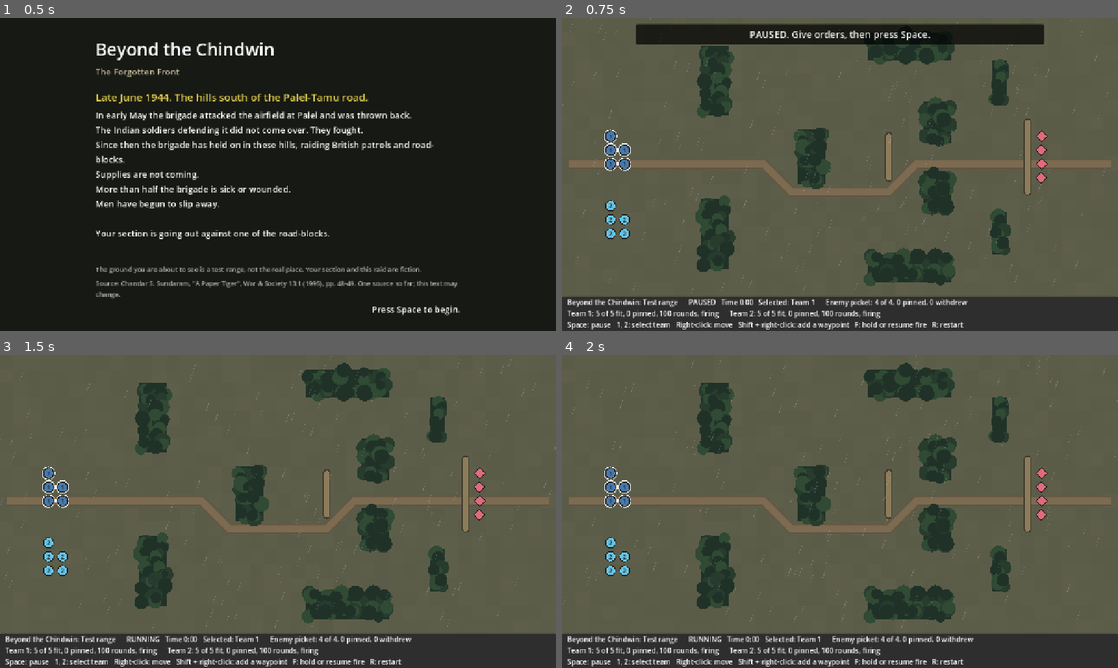
Above: before the commit, frames 1-4 (two rows, left to right).
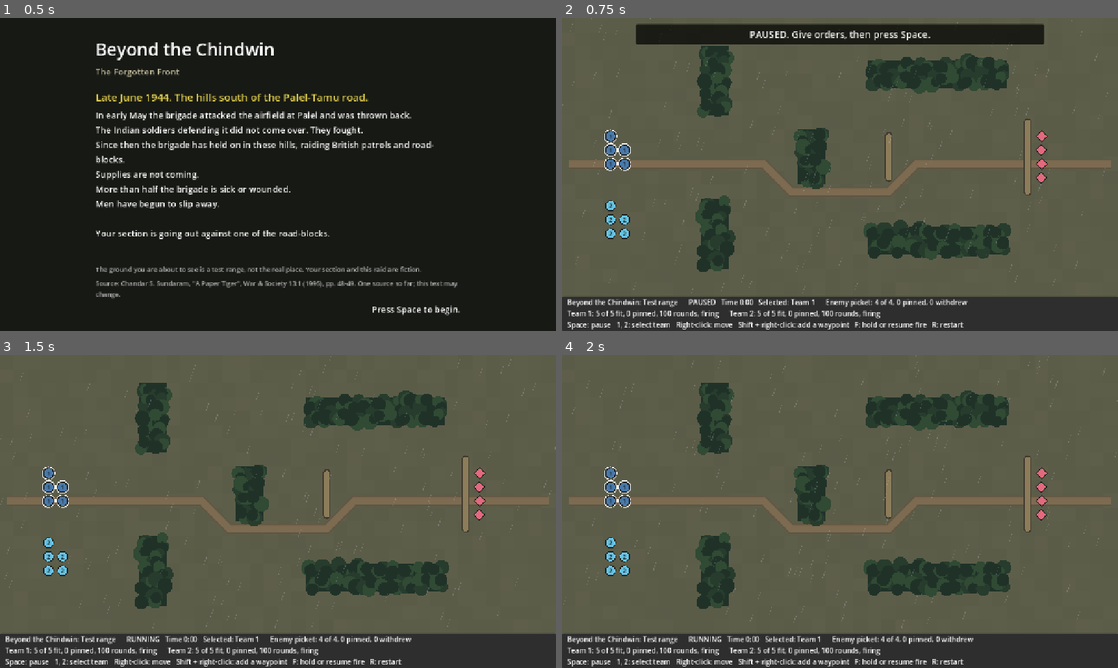
Above: after the commit, the same moments.

Repository: amitvgi12/Chindwin
Game: Godot game, scene res://scenes/briefing.tscn
The game is run twice, just before and just after one commit, with the same random seed, the same clock (stepped at 60 frames per second) and the same inputs.
Inputs (mouse positions are in pixels of both pictures, inside the frame that each line leads up to):
- Up to frame 1 (0.5 s): no input
- Up to frame 2 (0.75 s): tap Enter (ui_accept) at 0.5 s; move the mouse to (962, 158) at 0.52 s; tap 1 (game_select_team_1) at 0.6 s; click (962, 158) at 0.67 s
- Up to frame 3 (1.5 s): tap Enter (ui_accept) at 0.77 s; tap Space (game_pause) at 1.25 s; drag from (166, 527) to (250, 574) at 1.27 s
- Up to frame 4 (2 s): no input

Frame 1 is identical in both runs. In frame 2, 8.3% of the frame differs, in the area x 54-81%, y 8-86%; in frame 3, 8.9%, in the area x 54-81%, y 2-86%; in frame 4, 8.9%.

Commit message:
Make Gate 1 criterion 1 an automated test and tune the game to meet it
The first run showed the opposite of pillar 1: a frontal attack won 10
of 10 and pin-then-flank 5 of 10, because volume of fire from the front
broke men behind cover.

Rules:
- Fire that crosses a man's cover cannot push his suppression above a
  cap set below the broken level: frontal fire pins, only flanking fire
  breaks
- Cover reaches two cells behind a bank; a bank next to the shooter
  covers nobody

Data:
- Fire across cover never hits; rifle hit chance in the open 8 to 14
- Suppression per shot 12 to 20, to a neighbour 4 to 8, through cover
  60 to 40 percent
- Test range redrawn with an open field of fire in front of the picket
  and jungle strips hiding a route round each flank

Over 200 seeded battles per plan: frontal 0 succeed, frontal rush 6,
pin-then-flank 191, flank without covering fire 177.

- test_gate1_criterion.gd asserts the criterion on seeds 1 to 10,
  including the frontal rush
- make gate1 prints every battle and the enemy's decisions

Co-Authored-By: Claude Fable 5.2 <noreply@anthropic.com>

Diff:
--- a/game/data/rules/prototype_rules.tres
+++ b/game/data/rules/prototype_rules.tres
@@ -7,10 +7,11 @@
 ticks_per_second = 10
 move_ticks_orthogonal = 5
 move_ticks_diagonal = 7
-cover_hit_percent = 35
-suppression_per_shot = 12
-suppression_splash = 4
-cover_suppression_percent = 60
+cover_hit_percent = 0
+suppression_per_shot = 20
+suppression_splash = 8
+cover_suppression_percent = 40
+cover_suppression_cap = 70
 suppression_decay_ticks = 2
 pinned_threshold = 50
 pinned_fire_interval_percent = 200
--- a/game/data/scenarios/test_range.json
+++ b/game/data/scenarios/test_range.json
@@ -6,12 +6,8 @@
     [10, 2, 2, 5],
     [10, 13, 2, 5],
     [17, 8, 2, 4],
-    [22, 1, 6, 2],
-    [22, 17, 6, 2],
-    [26, 6, 2, 3],
-    [26, 11, 2, 3],
-    [31, 3, 1, 3],
-    [31, 14, 1, 3]
+    [22, 3, 10, 2],
+    [22, 15, 10, 2]
   ],
   "cover_rects": [
     [23, 8, 1, 4],
--- a/game/data/weapons/rifle.tres
+++ b/game/data/weapons/rifle.tres
@@ -7,4 +7,4 @@
 name_key = "WEAPON_RIFLE"
 range_cells = 14
 fire_interval_ticks = 12
-hit_chance_percent = 8
+hit_chance_percent = 14
--- /dev/null
+++ b/game/dev/gate1_report.gd
@@ -0,0 +1,46 @@
+extends SceneTree
+## Dev tool, not part of the game. Plays the two Gate 1 attacks ten times each
+## and prints what happened, so the numbers in data/ can be tuned with evidence.
+##
+## Run with: make gate1            ten battles per plan, every one listed
+##           make gate1 RUNS=100   a larger sample, totals only
+
+const DEFAULT_RUNS: int = 10
+
+
+func _initialize() -> void:
+	var runs: int = DEFAULT_RUNS
+	for argument: String in OS.get_cmdline_user_args():
+		if argument.begins_with("--runs=") and argument.length() > 7:
+			runs = int(argument.trim_prefix("--runs="))
+	var list_each: bool = runs <= DEFAULT_RUNS
+	var names: Dictionary[Gate1Plans.Plan, String] = {
+		Gate1Plans.Plan.FRONTAL: "FRONTAL",
+		Gate1Plans.Plan.PIN_THEN_FLANK: "PIN THEN FLANK",
+		Gate1Plans.Plan.RUSH_THE_BANK: "RUSH THE BANK",
+		Gate1Plans.Plan.FLANK_WITHOUT_FIRE: "FLANK WITHOUT COVERING FIRE (for comparison)",
+	}
+	for plan: Gate1Plans.Plan in names:
+		var name: String = names[plan]
+		print("")
+		print("== %s ==" % name)
+		var wins: int = 0
+		var fit_total: int = 0
+		for seed_value: int in range(1, runs + 1):
+			var result: Gate1Plans.Result = Gate1Plans.play(plan, seed_value)
+			if result.succeeded:
+				wins += 1
+			fit_total += result.attackers_fit
+			if not list_each:
+				continue
+			print("seed %2d  %s" % [seed_value, result.summary()])
+			for line: String in result.ai_log:
+				print("           %s" % line)
+		var average_fit: float = float(fit_total) / runs
+		print(
+			(
+				"%s: %d of %d succeeded, %.1f of 10 attackers fit on average"
+				% [name, wins, runs, average_fit]
+			)
+		)
+	quit(0)
--- a/game/dev/screenshot.gd
+++ b/game/dev/screenshot.gd
@@ -10,7 +10,7 @@
 
 const DEFAULT_SCENE: String = "res://scenes/test_range.tscn"
 ## For the test range: game time to play before the picture, in ticks.
-const TICKS_BEFORE_PICTURE: int = 215
+const TICKS_BEFORE_PICTURE: int = 200
 ## For any other scene: frames to wait so it has drawn.
 const FRAMES_BEFORE_PICTURE: int = 30
 ## Give up after this many frames so the tool can never hang.
@@ -50,11 +50,13 @@
 	return true
 
 
-## Team 1 goes to the bank facing the picket; team 2 flanks round the north.
+## Team 1 goes to the bank facing the picket; team 2 goes round the north
+## behind the jungle.
 func _start_scripted_battle(view: BattleView) -> void:
 	view.select_team(1)
 	view.order_selected_team_to(Vector2i(22, 9))
 	view.select_team(2)
-	view.order_selected_team_to(Vector2i(29, 2))
-	view.order_selected_team_to(Vector2i(34, 4), true)
+	view.order_selected_team_to(Vector2i(20, 1))
+	view.order_selected_team_to(Vector2i(33, 1), true)
+	view.order_selected_team_to(Vector2i(35, 4), true)
 	view.toggle_pause()
--- a/game/src/sim/battle_grid.gd
+++ b/game/src/sim/battle_grid.gd
@@ -19,6 +19,9 @@
 	Vector2i(-1, -1),
 	Vector2i(1, -1),
 ]
+
+## How many cells behind a bank a man can stand and still be covered by it.
+const COVER_DEPTH: int = 2
 
 var width: int
 var height: int
@@ -116,15 +119,24 @@
 	return true
 
 
-## True when a man at `target` is behind cover from a shot fired at `shooter`:
-## the last cell the shot crosses before reaching him is low cover.
-## Cover therefore only protects against fire that comes over it. A shot from
-## the side or from behind does not cross it, which is what makes flanking pay.
+## True when a man at `target` is behind cover from a shot fired at `shooter`.
+##
+## He is covered when the shot crosses low cover within COVER_DEPTH cells of
+## him, unless that cover is right next to the shooter: a man standing at a
+## bank fires over it freely, and two men either side of the same bank at
+## arm's length have no cover from each other.
+##
+## So cover only protects against fire that comes over it from a distance.
+## A shot from the side or from behind does not cross it, which is what makes
+## going round the flank pay.
 func gives_cover(shooter: Vector2i, target: Vector2i) -> bool:
 	var cells: Array[Vector2i] = line_cells(shooter, target)
-	if cells.size() < 3:
-		return false
-	return is_low_cover(cells[cells.size() - 2])
+	var last: int = cells.size() - 1
+	for back: int in range(1, COVER_DEPTH + 1):
+		var index: int = last - back
+		if index >= 2 and is_low_cover(cells[index]):
+			return true
+	return false
 
 
 ## Up to `count` free cells as close as possible to `target`, nearest first.
--- a/game/src/sim/sim_rules.gd
+++ b/game/src/sim/sim_rules.gd
@@ -15,7 +15,8 @@
 
 @export_group("Cover")
 ## Share of the normal hit chance that is left when the target is behind
-## cover, from 0 (cover is perfect) to 100 (cover does nothing).
+## cover, from 0 (fire across cover never hits, it only suppresses) to 100
+## (cover does nothing).
 @export var cover_hit_percent: int = 35
 
 @export_group("Suppression")
@@ -26,6 +27,11 @@
 @export var suppression_splash: int = 4
 ## Share of that pressure that still reaches a man behind cover, 0 to 100.
 @export var cover_suppression_percent: int = 60
+## Fire that has to cross a man's cover cannot push his suppression above
+## this. Keep it below broken_threshold: then fire from the front can pin a
+## man in cover but never break him, and only fire from a side his cover
+## does not protect can. 100 removes the limit.
+@export var cover_suppression_cap: int = 70
 ## A man loses one point of suppression every this many ticks.
 @export var suppression_decay_ticks: int = 2
 ## At this much suppression a man is pinned: he will not walk, and he fires
--- a/game/src/sim/simulation.gd
+++ b/game/src/sim/simulation.gd
@@ -378,7 +378,8 @@
 
 
 ## A shot, hit or miss, puts pressure on the man shot at and a little on each
-## comrade standing next to him. Cover in front of a man reduces it.
+## comrade standing next to him. Cover in front of a man reduces it and
+## limits how high it can go.
 func _suppress_around(shot: Shot) -> void:
 	if rules.suppression_per_shot <= 0:
 		return
@@ -392,9 +393,12 @@
 			amount = rules.suppression_splash
 		if amount == 0:
 			continue
+		var limit: int = 100
 		if grid.gives_cover(shot.shooter.cell, soldier.cell):
 			amount = amount * rules.cover_suppression_percent / 100
-		soldier.suppression = mini(100, soldier.suppression + amount)
+			limit = rules.cover_suppression_cap
+		# Never lowers pressure that fire from another direction already put on him.
+		soldier.suppression = maxi(soldier.suppression, mini(limit, soldier.suppression + amount))
 
 
 func _are_neighbours(a: Vector2i, b: Vector2i) -> bool:
--- /dev/null
+++ b/game/test/support/gate1_plans.gd
@@ -0,0 +1,111 @@
+class_name Gate1Plans
+extends RefCounted
+## The two attacks that Gate 1's first pass criterion compares, played on the
+## shipped test range with the shipped rules:
+##
+##   FRONTAL          both teams walk straight at the picket at once and
+##                    stop a few cells in front of it
+##   PIN_THEN_FLANK   team 1 goes to the bank and fires; twenty seconds later
+##                    team 2 goes round the north and comes in from the side
+##
+## A third plan is the strongest frontal attack. It is held to the same
+## standard as FRONTAL:
+##
+##   RUSH_THE_BANK    both teams walk straight up to the picket's own bank
+##
+## Two more plans are reported, never asserted as part of the criterion:
+## the same flank with team 1 holding its fire, to show whether the pinning
+## is doing any work.
+##
+##   FLANK_WITHOUT_FIRE   as PIN_THEN_FLANK, but team 1 holds fire throughout
+##
+## An attack SUCCEEDS when, within the time limit, the picket has nobody left
+## in the fight and at least six of the ten attackers are still fit.
+
+enum Plan { FRONTAL, PIN_THEN_FLANK, RUSH_THE_BANK, FLANK_WITHOUT_FIRE }
+
+const TEST_RANGE: String = "res://data/scenarios/test_range.json"
+const RULES: String = "res://data/rules/prototype_rules.tres"
+## Two minutes of game time at ten ticks a second.
+const TIME_LIMIT_TICKS: int = 1200
+const ATTACKERS_NEEDED_FIT: int = 6
+## Ticks team 2 waits before setting off in the PIN_THEN_FLANK plan.
+const FLANK_DELAY_TICKS: int = 200
+
+
+class Result:
+	extends RefCounted
+	var succeeded: bool
+	var ticks: int
+	var attackers_fit: int
+	var picket_fell: int
+	var picket_withdrew: int
+	var rounds_left: int
+	var ai_log: Array[String]
+
+	func summary() -> String:
+		return (
+			"%s  time %3ds  attackers fit %2d  picket fell %d withdrew %d  rounds left %3d"
+			% [
+				"SUCCESS" if succeeded else "failure",
+				ticks / 10,
+				attackers_fit,
+				picket_fell,
+				picket_withdrew,
+				rounds_left,
+			]
+		)
+
+
+static func play(plan: Plan, seed_value: int) -> Result:
+	var rules: SimRules = load(RULES) as SimRules
+	var scenario: Scenario = Scenario.load_file(TEST_RANGE)
+	var weapons: Dictionary[String, WeaponDef] = WeaponLibrary.load_for(scenario)
+	var sim: Simulation = Simulation.new(rules, scenario, weapons, seed_value)
+	var player: SimSoldier.BattleSide = SimSoldier.BattleSide.PLAYER
+	var enemy: SimSoldier.BattleSide = SimSoldier.BattleSide.ENEMY
+
+	if plan == Plan.FRONTAL:
+		sim.order_move(1, Vector2i(30, 8))
+		sim.order_move(2, Vector2i(30, 11))
+	elif plan == Plan.RUSH_THE_BANK:
+		sim.order_move(1, Vector2i(32, 8))
+		sim.order_move(2, Vector2i(32, 11))
+	else:
+		sim.order_move(1, Vector2i(22, 9))
+		if plan == Plan.FLANK_WITHOUT_FIRE:
+			sim.order_fire(1, false)
+
+	var flanking: bool = plan == Plan.PIN_THEN_FLANK or plan == Plan.FLANK_WITHOUT_FIRE
+	while sim.tick < TIME_LIMIT_TICKS:
+		if flanking and sim.tick == FLANK_DELAY_TICKS:
+			sim.order_move(2, Vector2i(20, 1))
+			sim.step()
+			sim.order_move(2, Vector2i(33, 1), true)
+			sim.order_move(2, Vector2i(35, 4), true)
+		sim.step()
+		if sim.in_fight_count(enemy) == 0 or sim.in_fight_count(player) == 0:
+			break
+
+	var result: Result = Result.new()
+	result.ticks = sim.tick
+	result.attackers_fit = sim.in_fight_count(player)
+	result.picket_fell = sim.casualty_count(enemy)
+	result.picket_withdrew = sim.withdrawn_count(enemy)
+	result.rounds_left = 0
+	for team_id: int in sim.team_ids(player):
+		result.rounds_left += sim.team_rounds(player, team_id)
+	result.ai_log = sim.ai_log
+	result.succeeded = (
+		sim.in_fight_count(enemy) == 0 and result.attackers_fit >= ATTACKERS_NEEDED_FIT
+	)
+	return result
+
+
+## How many of the seeds 1 to `runs` end in success for a plan.
+static func successes(plan: Plan, runs: int) -> int:
+	var count: int = 0
+	for seed_value: int in range(1, runs + 1):
+		if play(plan, seed_value).succeeded:
+			count += 1
+	return count
--- a/game/test/support/sim_fixture.gd
+++ b/game/test/support/sim_fixture.gd
@@ -15,6 +15,7 @@
 	result.move_ticks_orthogonal = 5
 	result.move_ticks_diagonal = 7
 	result.cover_hit_percent = 50
+	result.cover_suppression_cap = 100
 	# Suppression is off unless a test turns it on, so that other rules can
 	# be tested one at a time.
 	result.suppression_per_shot = 0
--- a/game/test/unit/test_battle_grid.gd
+++ b/game/test/unit/test_battle_grid.gd
@@ -149,9 +149,17 @@
 	assert_false(grid.gives_cover(Vector2i(6, 2), Vector2i(4, 2)), "from behind")
 
 
-func test_a_bank_does_not_cover_a_man_standing_away_from_it() -> void:
+func test_a_bank_covers_a_man_up_to_two_cells_behind_it_and_no_further() -> void:
 	var grid: BattleGrid = _grid_with_bank()
-	assert_false(grid.gives_cover(Vector2i(0, 2), Vector2i(6, 2)), "two cells back: no cover")
+	assert_true(grid.gives_cover(Vector2i(0, 2), Vector2i(5, 2)), "two cells behind: covered")
+	assert_false(grid.gives_cover(Vector2i(0, 2), Vector2i(6, 2)), "three cells behind: not")
+
+
+func test_a_bank_next_to_the_shooter_gives_the_target_no_cover() -> void:
+	var grid: BattleGrid = _grid_with_bank()
+	assert_false(grid.gives_cover(Vector2i(2, 2), Vector2i(4, 2)), "arm's length across the bank")
+	assert_false(grid.gives_cover(Vector2i(2, 2), Vector2i(5, 2)), "shooter is at the bank")
+	assert_true(grid.gives_cover(Vector2i(1, 2), Vector2i(4, 2)), "one cell back: it covers again")
 
 
 func test_the_man_shooting_over_a_bank_gets_no_cover_from_it_at_long_range() -> void:
--- a/game/test/unit/test_determinism.gd
+++ b/game/test/unit/test_determinism.gd
@@ -14,11 +14,11 @@
 ## run the tests, copy the new value from the failure message, and say why
 ## in the commit.
 const GOLDEN_SNAPSHOT: String = (
-	"tick=461 0:22,9,0,0,15,0,0,0 1:22,10,1,0,8,0,0,0 2:21,9,1,0,11,0,0,0 "
-	+ "3:22,8,1,0,8,0,0,0 4:21,10,1,0,9,0,0,0 5:34,4,1,0,18,0,0,0 "
-	+ "6:35,4,1,0,18,0,0,0 7:34,5,1,0,19,0,0,0 8:23,3,0,0,20,0,0,0 "
-	+ "9:34,3,1,0,18,0,0,0 10:38,9,1,0,27,0,0,1 11:39,9,1,0,27,0,0,1 "
-	+ "12:38,10,1,0,27,0,0,1 13:37,9,1,0,27,0,0,1"
+	"tick=601 0:22,9,1,0,0,49,0,0 1:20,11,0,0,20,0,0,0 2:21,9,1,0,0,49,0,0 "
+	+ "3:22,8,1,0,0,49,0,0 4:20,11,0,0,20,0,0,0 5:31,1,0,0,20,0,0,0 "
+	+ "6:32,1,0,0,20,0,0,0 7:33,2,1,3,19,53,1,0 8:31,1,0,0,20,0,0,0 "
+	+ "9:33,1,0,0,20,0,0,0 10:34,8,1,0,0,0,0,0 11:34,9,1,0,0,0,0,0 "
+	+ "12:34,10,1,0,0,0,0,0 13:34,11,1,0,0,0,0,0"
 )
 
 
@@ -29,12 +29,13 @@
 	var weapons: Dictionary[String, WeaponDef] = WeaponLibrary.load_for(scenario)
 	var sim: Simulation = Simulation.new(rules, scenario, weapons, seed_value)
 	sim.order_move(1, Vector2i(22, 9))
-	for count: int in 60:
+	for count: int in 200:
 		sim.step()
-	# Round the north in two legs, so the route stays out of the picket's sight.
-	sim.order_move(2, Vector2i(29, 2))
+	# Round the north behind the jungle, then in from the side.
+	sim.order_move(2, Vector2i(20, 1))
 	sim.step()
-	sim.order_move(2, Vector2i(34, 4), true)
+	sim.order_move(2, Vector2i(33, 1), true)
+	sim.order_move(2, Vector2i(35, 4), true)
 	for count: int in 400:
 		sim.step()
 	return sim
--- /dev/null
+++ b/game/test/unit/test_gate1_criterion.gd
@@ -0,0 +1,35 @@
+extends GutTest
+## Gate 1, pass criterion 1 (docs/SCOPE.md): "The rules do what pillar 1
+## says. Over ten seeded simulation runs, a frontal assault with no
+## suppression fails at least eight times, and suppress-then-flank succeeds
+## at least seven times."
+##
+## Played on the shipped test range with the shipped rules, seeds 1 to 10.
+## What counts as success is defined in test/support/gate1_plans.gd.
+## Run `make gate1` to see every battle and the enemy's decisions.
+##
+## If this fails after a change to data/, the change broke the game's central
+## claim. Tune the data until it passes again; do not loosen the numbers here.
+
+const RUNS: int = 10
+
+
+func test_a_frontal_attack_that_stops_in_front_of_the_picket_fails() -> void:
+	var wins: int = Gate1Plans.successes(Gate1Plans.Plan.FRONTAL, RUNS)
+	assert_lte(wins, 2, "frontal attack succeeded %d times in %d" % [wins, RUNS])
+
+
+func test_a_frontal_rush_right_up_to_the_pickets_bank_fails() -> void:
+	var wins: int = Gate1Plans.successes(Gate1Plans.Plan.RUSH_THE_BANK, RUNS)
+	assert_lte(wins, 2, "frontal rush succeeded %d times in %d" % [wins, RUNS])
+
+
+func test_pinning_the_picket_and_then_flanking_it_succeeds() -> void:
+	var wins: int = Gate1Plans.successes(Gate1Plans.Plan.PIN_THEN_FLANK, RUNS)
+	assert_gte(wins, 7, "pin-then-flank succeeded only %d times in %d" % [wins, RUNS])
+
+
+func test_covering_fire_makes_the_flank_no_worse() -> void:
+	var with_fire: int = Gate1Plans.successes(Gate1Plans.Plan.PIN_THEN_FLANK, RUNS)
+	var without: int = Gate1Plans.successes(Gate1Plans.Plan.FLANK_WITHOUT_FIRE, RUNS)
+	assert_gte(with_fire, without, "covering fire: %d, without: %d" % [with_fire, without])
Not shown, added: game/dev/gate1_report.gd.uid
Not shown, added: game/test/support/gate1_plans.gd.uid
Not shown, added: game/test/unit/test_gate1_criterion.gd.uid
Not shown, changed: CLAUDE.md
Not shown, changed: docs/BACKLOG.md
Not shown, changed: docs/DEVLOG.md
